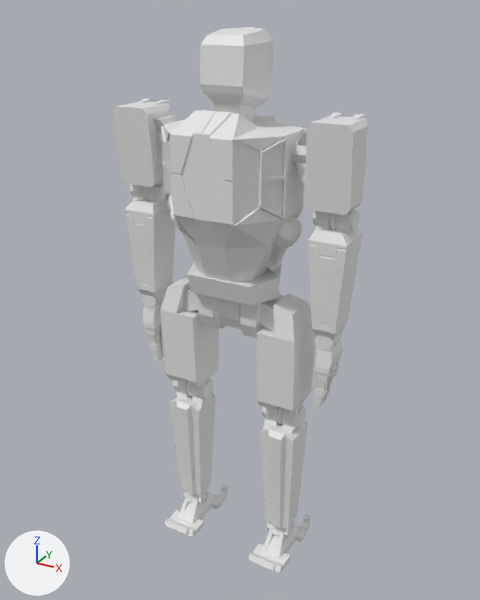
Before and after pictures for a commit that changed the FBX model Assets/GLTest/Character/RobotC.fbx.
The view is the same before and after, from a 50 mm camera at (2.66, -4.77, 5.01) aimed at (-0.05, 0.14, 2.55). The axes (+X, +Y, +Z) are drawn at lower left. The lights are the same throughout. Where no turn or scale is listed for an object, it has been applied to the vertices.

Names of what the first picture shows: 'RoboLPC'.
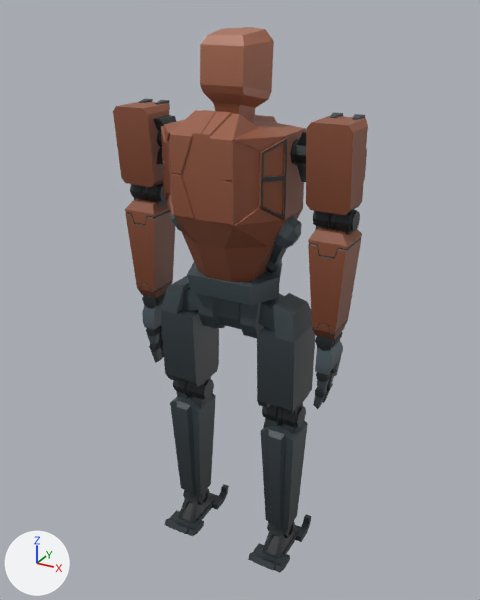
Commit message: Update Robot

Pixel boxes (x1, y1, x2, y2) of what changed, in the pictures (480 x 600 px):
'RoboLPC', recoloured
    both: (113, 27, 368, 573)

What changed in the scene script:
```text
Add img_gradientc_png:
    img_gradientc_png = load_image('GradientC.png', 'GradientC.png', 256, 256, 'sRGB')
Add mat_material:
    mat_material = principled_material('Material')
    mat_material.texture = img_gradientc_png
Change me_mesh_001:
    where me_mesh_001.from_pydata(...)  # 3554 vertices, 6742 faces; spans x -1.06..1.06, y -0.55..0.77, z 0.0..4.87
    add me_mesh_001.materials.append(mat_material)  # picture img_gradientc_png
```
